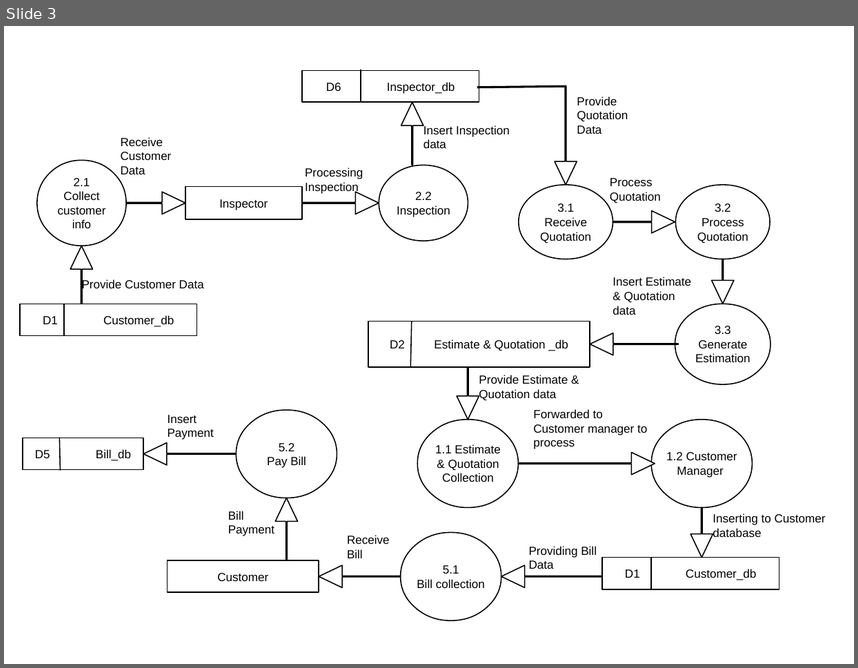
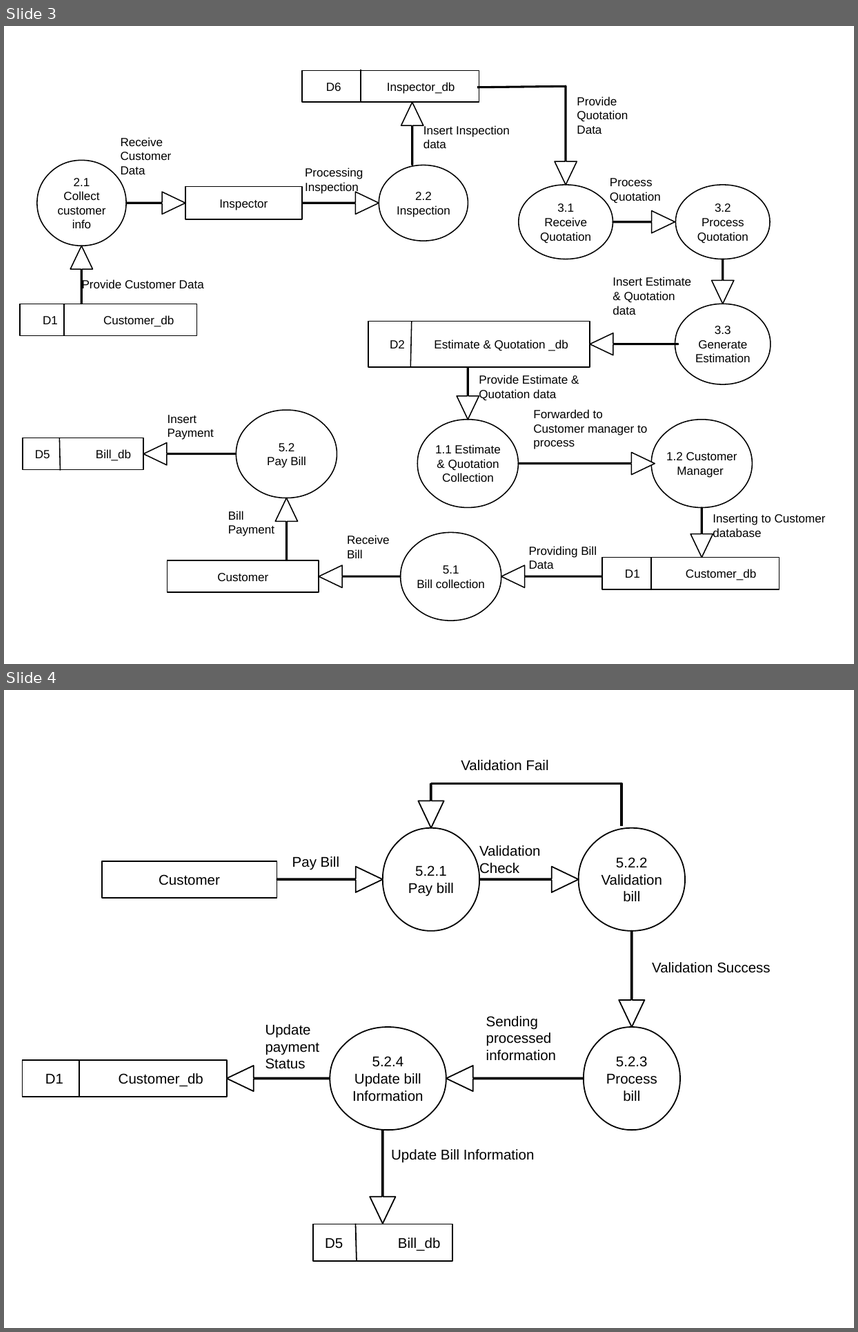
Before and after one commit to 1nv4d3r5/ElectricSupplyCustomerManagmentSystem, a slide deck: report/Electric Supply Customer Management System-Diagrams.ppt. Shown one above the other, each under a label of ours: slide 3 before the commit, slides 3 and 4 after it. The pictures are 858x668 and 858x1332 pixels, drawn with LibreOffice and Linux fonts; fonts in the diff are those of the drawing. Boxes give left, top, right and bottom in pixels: in the first picture for what was removed or moved away, otherwise in the second. Text is boxed around its words. In the diff, an @@ line names an element or a change of style, - is before the commit and + after.

```diff
--- a/report/Electric Supply Customer Management System-Diagrams.ppt
+++ b/report/Electric Supply Customer Management System-Diagrams.ppt
@@ slide 4 added at box(4, 690, 854, 1328), background #FFFFFF @@
@@ text added at box(461, 760, 549, 771), 12 pt, text #000000 @@
+Validation Fail
@@ freeform shape added at box(418, 784, 444, 828), fill #FFFFFF, outline #000000 1.05 pt @@
@@ freeform shape added at box(430, 784, 621, 826), outline #000000 2.07 pt @@
@@ freeform shape added at box(382, 828, 479, 931), fill #FFFFFF, outline #000000 1.05 pt @@
@@ freeform shape added at box(579, 828, 685, 931), fill #FFFFFF, outline #000000 1.05 pt @@
@@ text added at box(479, 845, 540, 876), 12 pt, text #000000 @@
+Validation Check
@@ freeform shape added at box(102, 861, 277, 898), fill #FFFFFF, outline #000000 1.05 pt @@
@@ text added at box(159, 874, 220, 885), 12 pt, text #000000 @@
+Customer
@@ freeform shape added at box(277, 866, 382, 891), fill #FFFFFF, outline #000000 1.05 pt @@
@@ text added at box(292, 856, 339, 870), 12 pt, text #000000 @@
+Pay Bill
@@ text added at box(408, 865, 454, 896), 12 pt, text #000000 @@
+5.2.1
+Pay bill
@@ freeform shape added at box(479, 866, 578, 891), fill #FFFFFF, outline #000000 1.05 pt @@
@@ text added at box(602, 857, 662, 902), 12 pt, text #000000 @@
+5.2.2
+Validation bill
@@ freeform shape added at box(619, 931, 644, 1027), fill #FFFFFF, outline #000000 1.05 pt @@
@@ text added at box(652, 962, 770, 973), 12 pt, text #000000 @@
+Validation Success
@@ text added at box(486, 1016, 556, 1061), 12 pt, text #000000 @@
+Sending processed information
@@ text added at box(266, 1024, 320, 1069), 12 pt, text #000000 @@
+Update payment Status
@@ freeform shape added at box(330, 1027, 446, 1130), fill #FFFFFF, outline #000000 1.05 pt @@
@@ freeform shape added at box(584, 1027, 681, 1130), fill #FFFFFF, outline #000000 1.05 pt @@
@@ freeform shape added at box(23, 1060, 227, 1096), fill #FFFFFF, outline #000000 1.05 pt @@
@@ freeform shape added at box(79, 1059, 79, 1097), outline #000000 1.05 pt @@
@@ text added at box(352, 1056, 423, 1101), 12 pt, text #000000 @@
+5.2.4
+Update bill Information
@@ text added at box(606, 1056, 657, 1101), 12 pt, text #000000 @@
+5.2.3
+Process bill
@@ text added at box(45, 1073, 203, 1086), 12 pt, text #000000 @@
+D1 Customer_db
@@ freeform shape added at box(227, 1065, 330, 1090), fill #FFFFFF, outline #000000 1.05 pt @@
@@ freeform shape added at box(446, 1065, 584, 1090), fill #FFFFFF, outline #000000 1.05 pt @@
@@ freeform shape added at box(370, 1130, 395, 1223), fill #FFFFFF, outline #000000 1.05 pt @@
@@ text added at box(391, 1149, 535, 1163), 12 pt, text #000000 @@
+Update Bill Information
@@ freeform shape added at box(313, 1224, 452, 1261), fill #FFFFFF, outline #000000 1.05 pt @@
@@ freeform shape added at box(356, 1223, 357, 1261), outline #000000 1.05 pt @@
@@ text added at box(325, 1237, 441, 1250), 12 pt, text #000000 @@
+D5 Bill_db
```
Also in this commit, not shown: 2 other slides changed.
